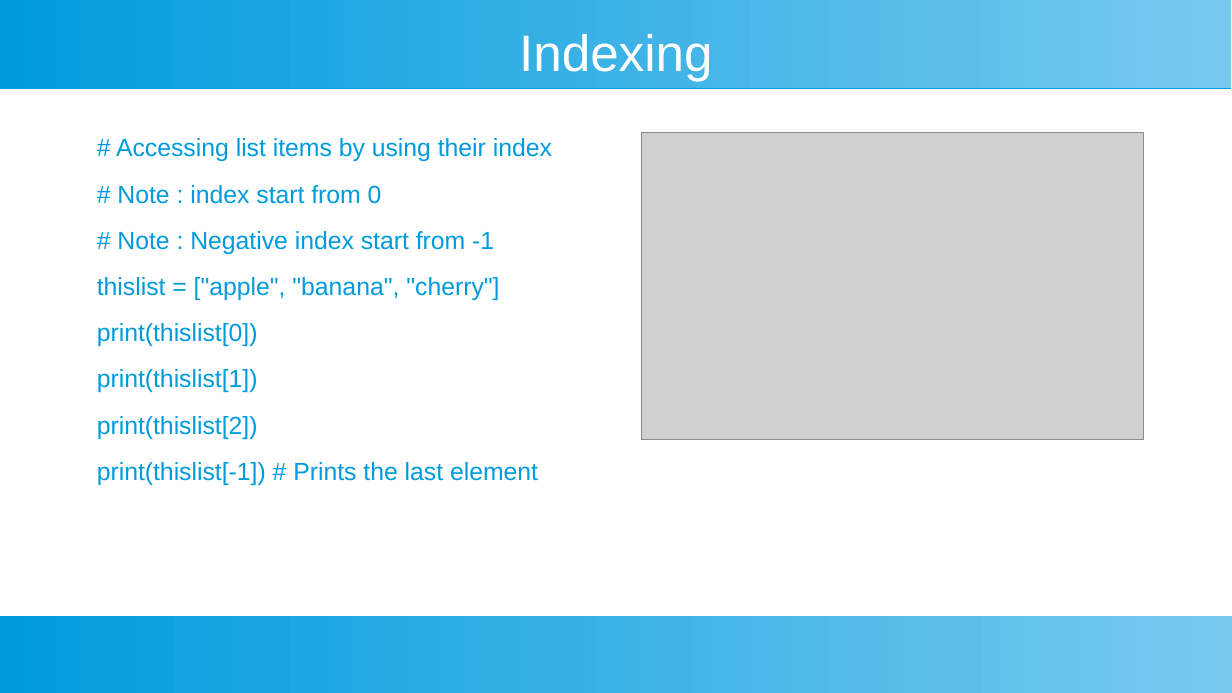
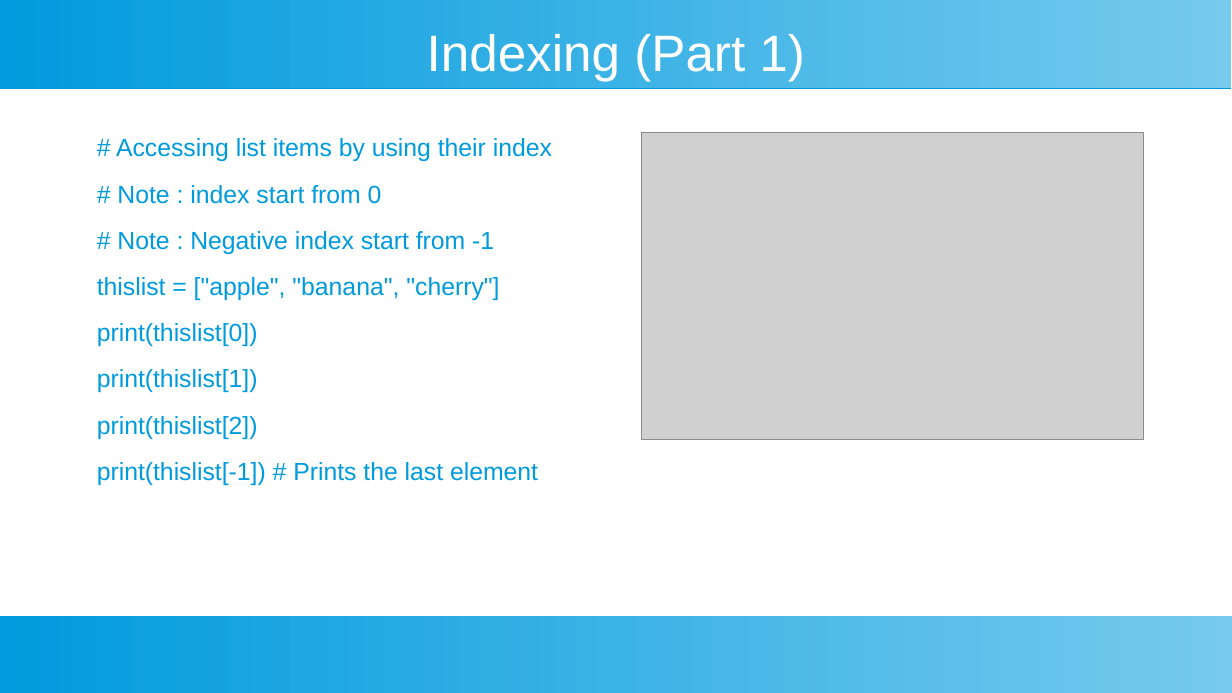
Before and after one commit to ashishjain1547/public_lessons_in_python, a slide deck: slide 2 of Ch 7 - Lists/List.odp. Drawn at 1232x693 pixels with LibreOffice and Linux fonts; fonts in the diff are those of the drawing; grey boxes stand for pictures. Boxes give left, top, right and bottom in pixels: in the first picture for what was removed or moved away, otherwise in the second. Text is boxed around its words. In the diff, an @@ line names an element or a change of style, - is before the commit and + after.

```diff
--- a/Ch 7 - Lists/List.odp
+++ b/Ch 7 - Lists/List.odp
@@ title at (427,34,805,81): text changed @@
-Indexing
+Indexing (Part 1)
```
Also in this commit, not shown: 1 other slide changed, 4 slides added, 20 other files.
